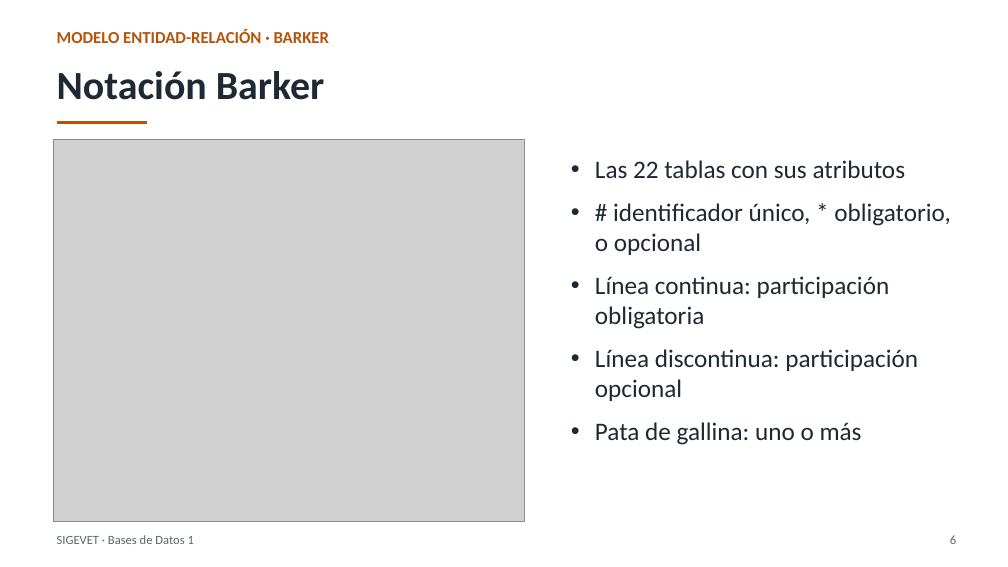
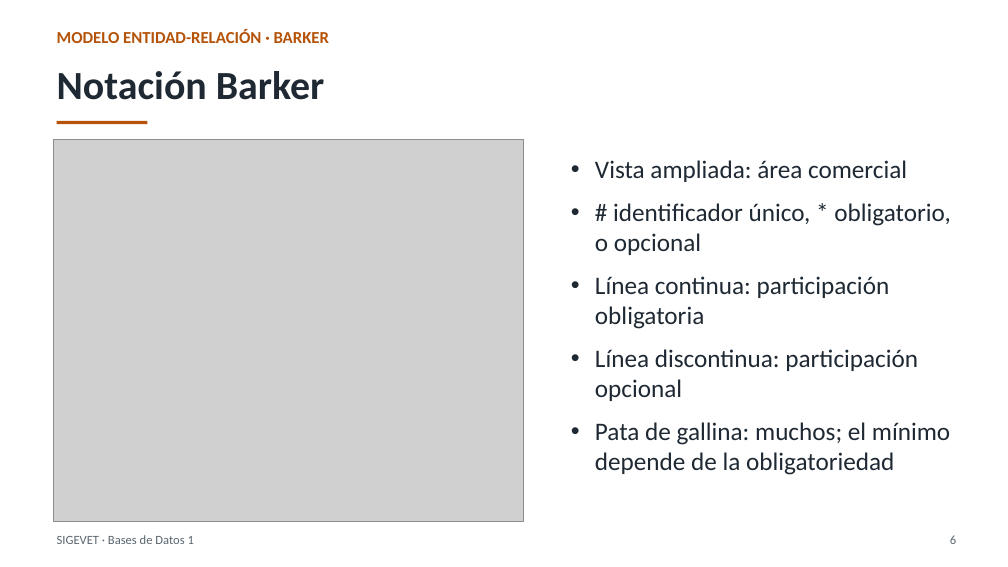
Before and after one commit to Estarlan/proyecto-bd1-sigevet, a slide deck: slide 6 of documentos/final/Presentacion_Sustentacion_SIGEVET.pptx. Drawn at 1008x567 pixels with LibreOffice and Linux fonts; fonts in the diff are those of the drawing; grey boxes stand for pictures. Boxes give left, top, right and bottom in pixels: in the first picture for what was removed or moved away, otherwise in the second. Text is boxed around its words. In the diff, an @@ line names an element or a change of style, - is before the commit and + after.

```diff
--- a/documentos/final/Presentacion_Sustentacion_SIGEVET.pptx
+++ b/documentos/final/Presentacion_Sustentacion_SIGEVET.pptx
@@ text at (595,160,907,182): text changed @@
-• Las 22 tablas con sus atributos
+• Vista ampliada: área comercial
@@ text at (595,422,950,475): text changed @@
-• Pata de gallina: uno o más
+• Pata de gallina: muchos; el mínimo depende de la obligatoriedad
```
Also in this commit, not shown: 5 other slides changed, 1 slide added, 53 other files.
